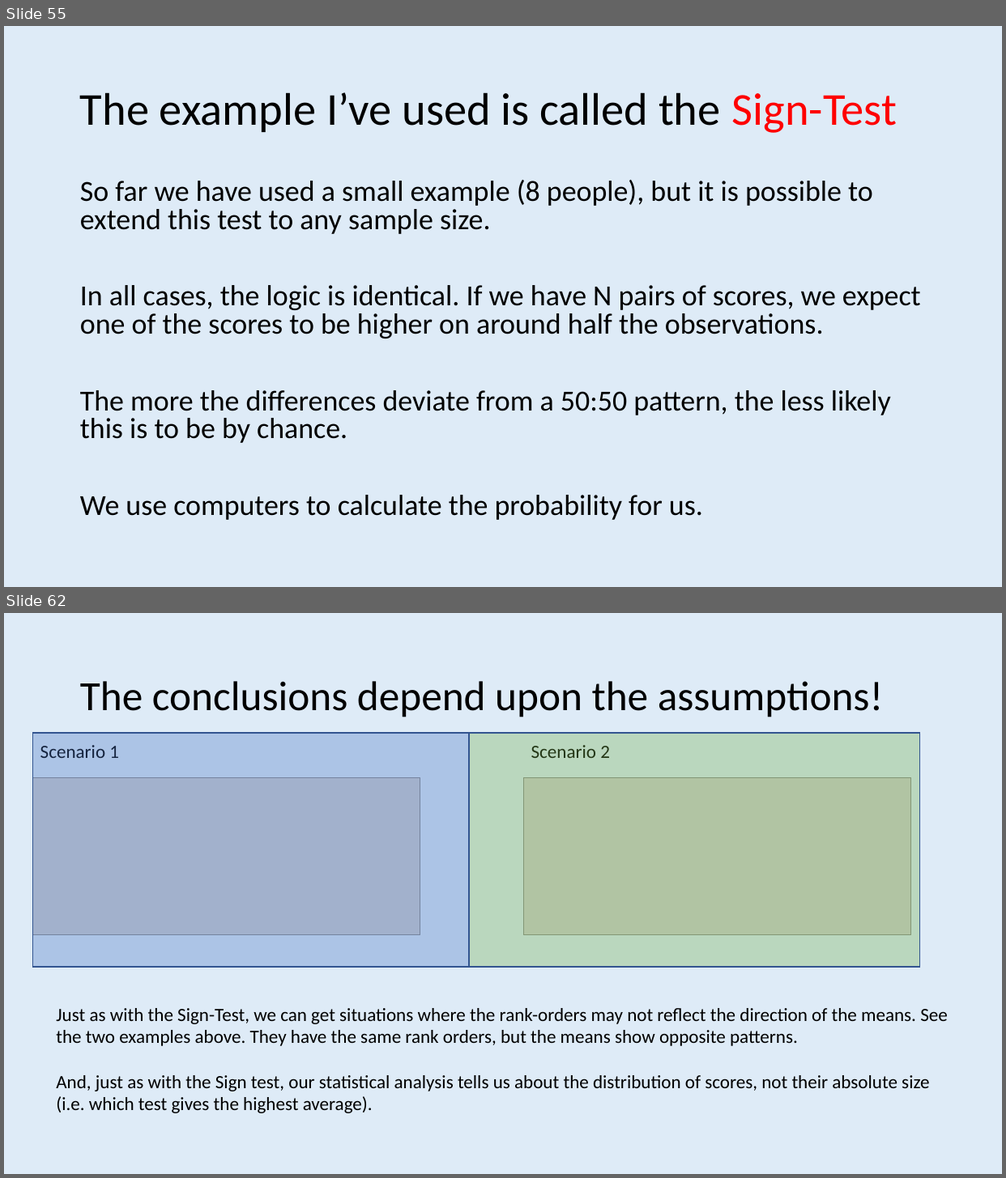
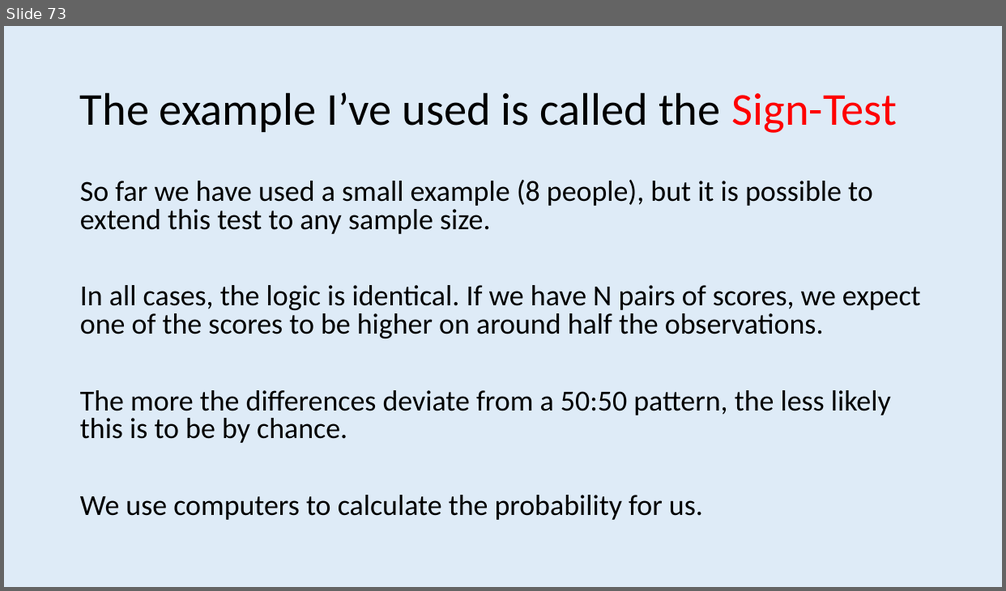
Before and after one commit to ajwills72/rmhealth-found, a slide deck: docs/lecture_4.pptx. Shown one above the other, each under a label of ours: slides 55 and 62 before the commit, slide 73 after it; the slides between them are not shown. The pictures are 1006x1178 and 1006x591 pixels, drawn with LibreOffice and Linux fonts; fonts in the diff are those of the drawing; grey boxes stand for pictures. Boxes give left, top, right and bottom in pixels: in the first picture for what was removed or moved away, otherwise in the second. Text is boxed around its words. In the diff, an @@ line names an element or a change of style, - is before the commit and + after.

```diff
--- a/docs/lecture_4.pptx
+++ b/docs/lecture_4.pptx
@@ slide 62 removed at <box>4,613,1002,1174</box>, background #DEEBF7 @@
@@ title removed at <box>80,681,883,717</box> @@
-The conclusions depend upon the assumptions!
@@ rectangle removed at <box>33,733,470,967</box> @@
@@ rectangle removed at <box>469,733,920,967</box> @@
@@ text removed at <box>40,745,119,758</box> @@
-Scenario 1
@@ text removed at <box>531,745,610,758</box> @@
-Scenario 2
@@ picture removed at <box>33,778,420,935</box> @@
@@ picture removed at <box>523,777,911,935</box> @@
@@ text removed at <box>56,1008,948,1114</box> @@
-Just as with the Sign-Test, we can get situations where the rank-orders may not reflect the direction of the means. See the two examples above. They have the same rank orders, but the means show opposite patterns.
-And, just as with the Sign test, our statistical analysis tells us about the distribution of scores, not their absolute size (i.e. which test gives the highest average).
@@ what was slide 55 is now slide 73 @@
```
Also in this commit, not shown: 18 slides added, 8 other slides removed.
